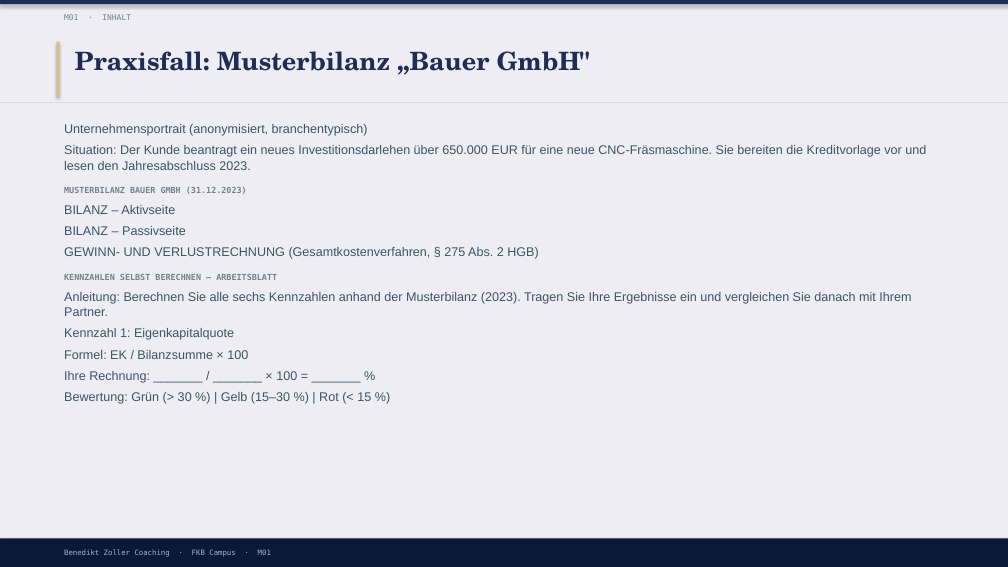
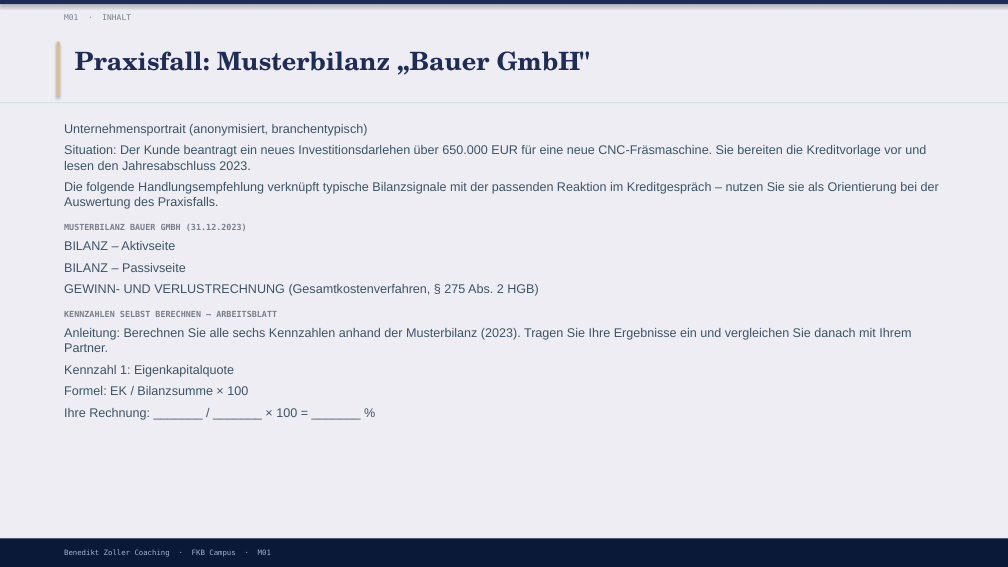
Before and after one commit to ck5rqc47pr-byte/firmenkundenakademie-online, a slide deck: slide 6 of public/downloads/praesentation/M01.pptx. Drawn at 1008x567 pixels with LibreOffice and Linux fonts; fonts in the diff are those of the drawing. Boxes give left, top, right and bottom in pixels: in the first picture for what was removed or moved away, otherwise in the second. Text is boxed around its words. In the diff, an @@ line names an element or a change of style, - is before the commit and + after.

```diff
--- a/public/downloads/praesentation/M01.pptx
+++ b/public/downloads/praesentation/M01.pptx
@@ text at (64, 182, 939, 209): paragraph added @@
+Die folgende Handlungsempfehlung verknüpft typische Bilanzsignale mit der passenden Reaktion im Kreditgespräch – nutzen Sie sie als Orientierung bei der Auswertung des Praxisfalls.
@@ text at (64, 392, 371, 404): paragraph removed @@
-Bewertung: Grün (> 30 %) | Gelb (15–30 %) | Rot (< 15 %)
```
Also in this commit, not shown: 2 slides added, 3 other files.
